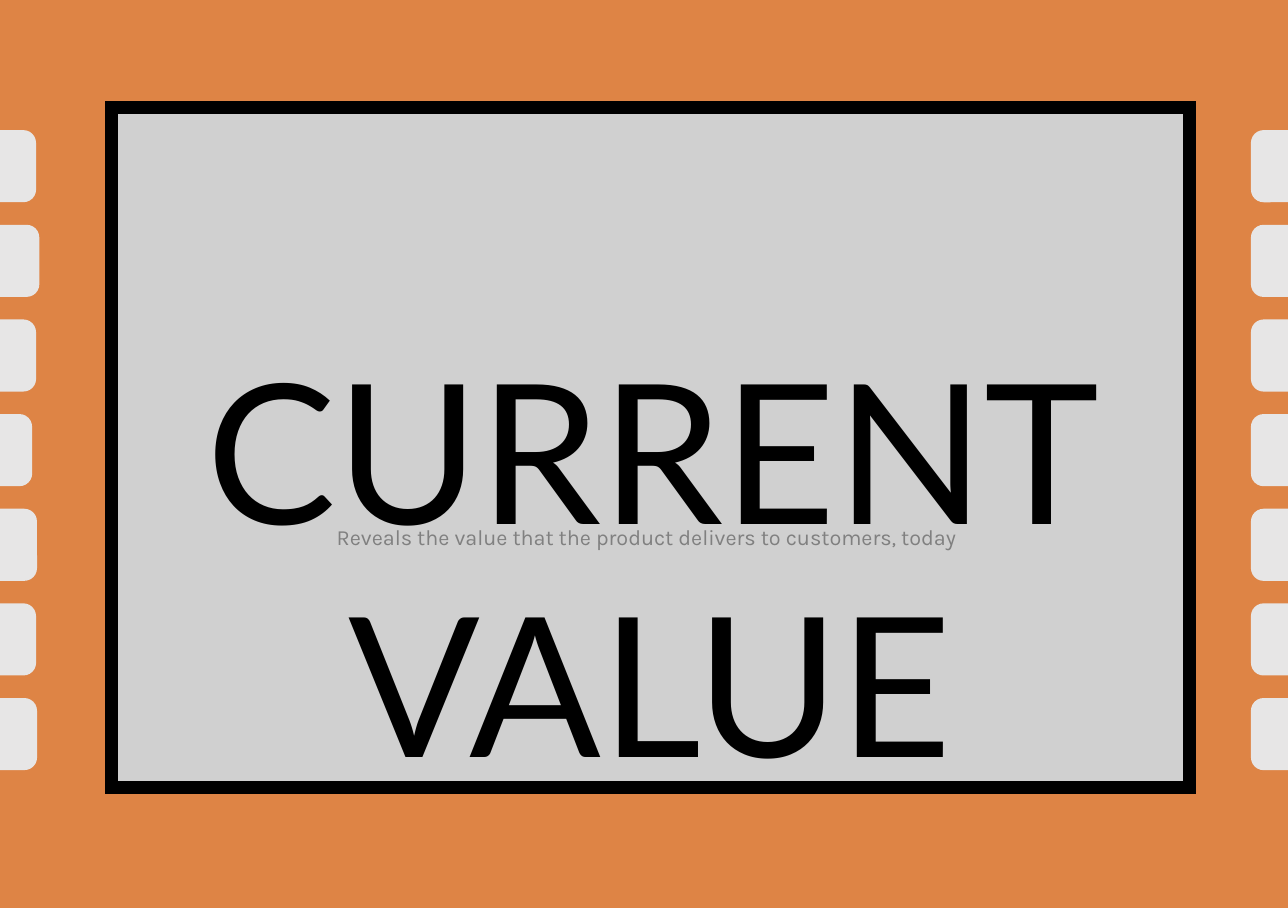
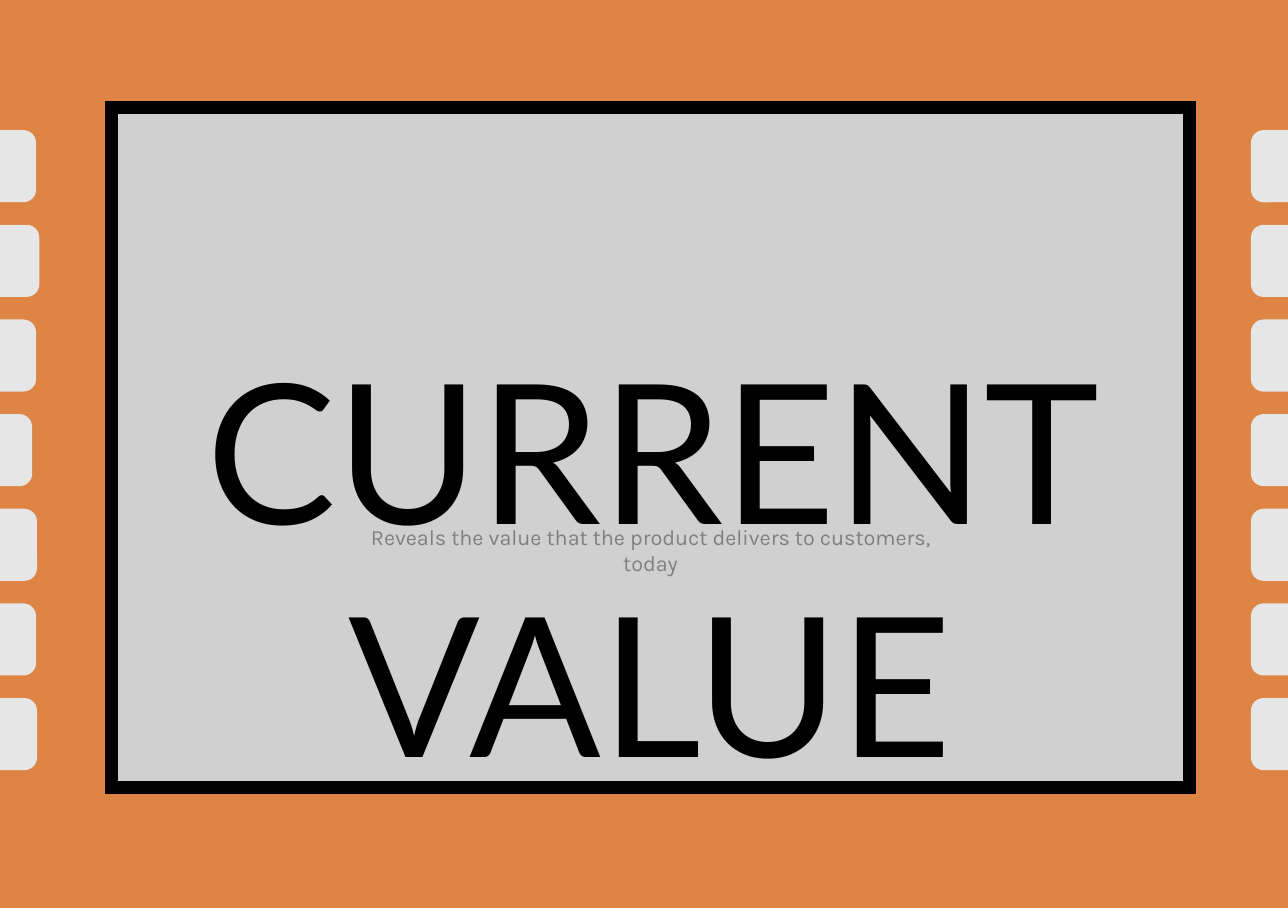
Before and after one commit to ScrumFacilitators/measuringoutcome-en, a slide deck: slide 3 of Measuring Outcome.pptx. Drawn at 1288x908 pixels with LibreOffice and Linux fonts; fonts in the diff are those of the drawing; grey boxes stand for pictures. Boxes give left, top, right and bottom in pixels: in the first picture for what was removed or moved away, otherwise in the second. Text is boxed around its words. In the diff, an @@ line names an element or a change of style, - is before the commit and + after.

```diff
--- a/Measuring Outcome.pptx
+++ b/Measuring Outcome.pptx
@@ text "Reveals the value that the ...": place and size @@
-text "Reveals the value that the ..." at <box>337,525,956,550</box>
+text "Reveals the value that the ..." at <box>371,525,930,550</box>
@@ text "Reveals the value that the ..." at <box>371,525,930,550</box>: alignment left to centre @@
```
Also in this commit, not shown: 3 other slides changed.
